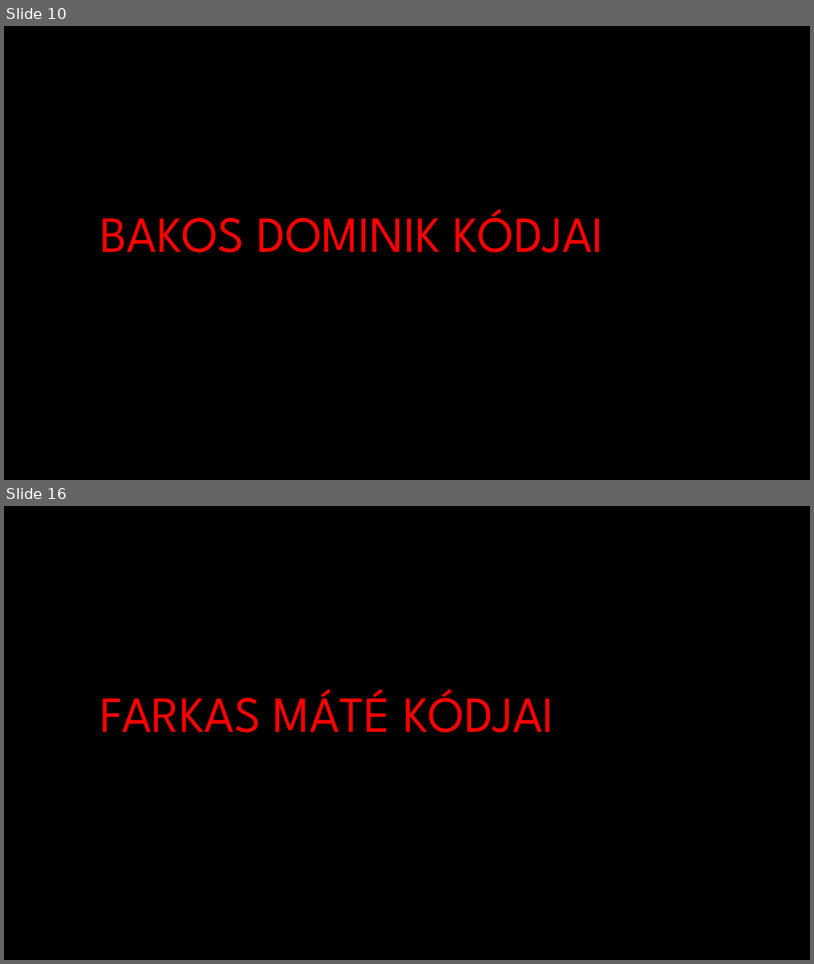
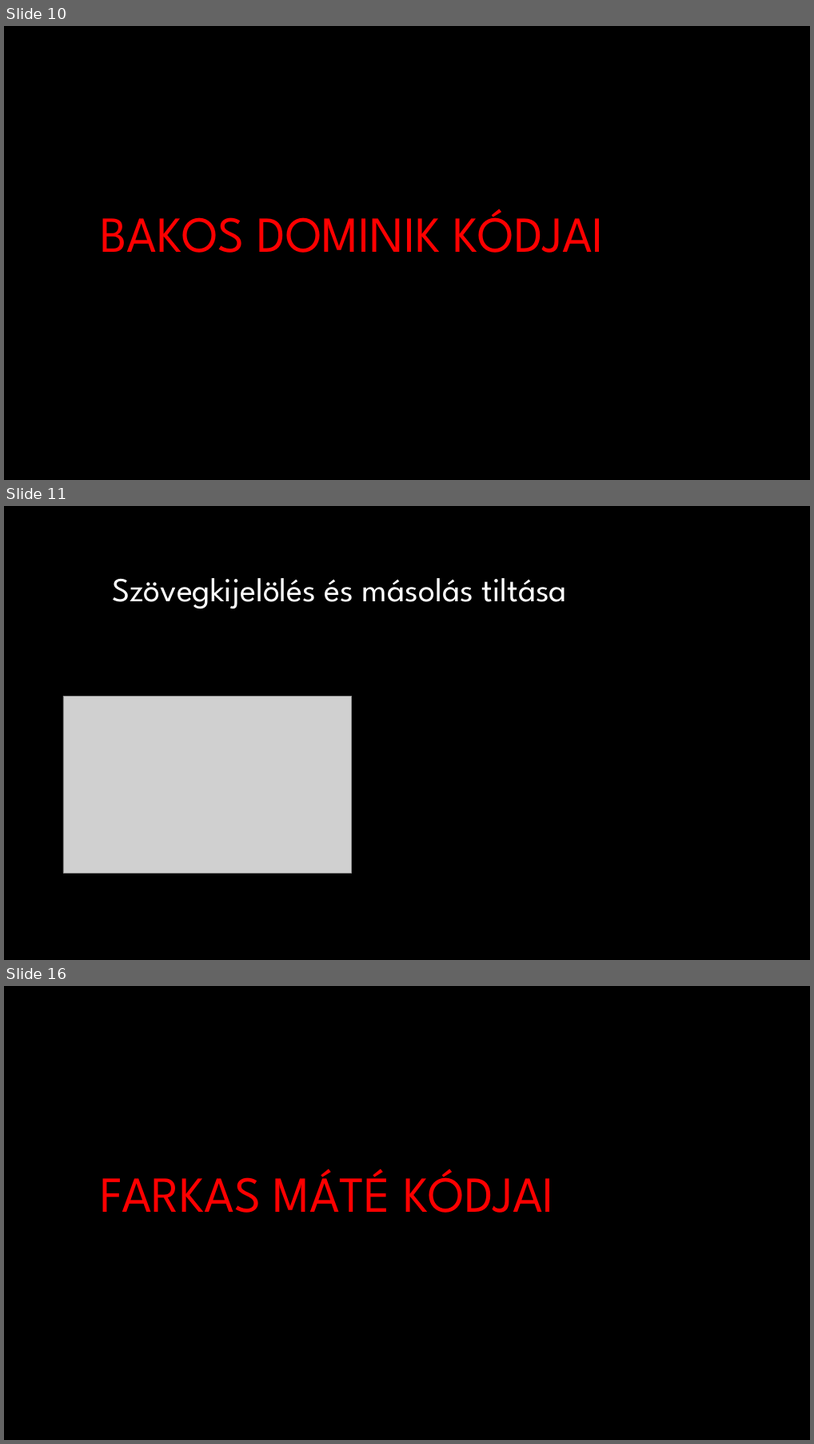
Before and after one commit to ookamim2007-source/D.A.T.M.-D-l-Alf-ldi-Tuning-M-hely.web-, a slide deck: DATM PPT.pptx. Shown one above the other, each under a label of ours: slides 10 and 16 before the commit, slides 10, 11 and 16 after it; the slides between them are not shown. The pictures are 814x964 and 814x1444 pixels, drawn with LibreOffice and Linux fonts; fonts in the diff are those of the drawing; grey boxes stand for pictures; background and template pictures are left out. Boxes give left, top, right and bottom in pixels: in the first picture for what was removed or moved away, otherwise in the second. Text is boxed around its words. In the diff, an @@ line names an element or a change of style, - is before the commit and + after.

```diff
--- a/DATM PPT.pptx
+++ b/DATM PPT.pptx
@@ slide 11 added at bbox=[4, 506, 810, 960], background #000000 @@
@@ title added at bbox=[112, 578, 567, 609], 40 pt, text #FFFFFF @@
+Szövegkijelölés és másolás tiltása
@@ picture added at bbox=[63, 696, 352, 873] @@
```
Also in this commit, not shown: 2 other slides added, 3 slides removed.
